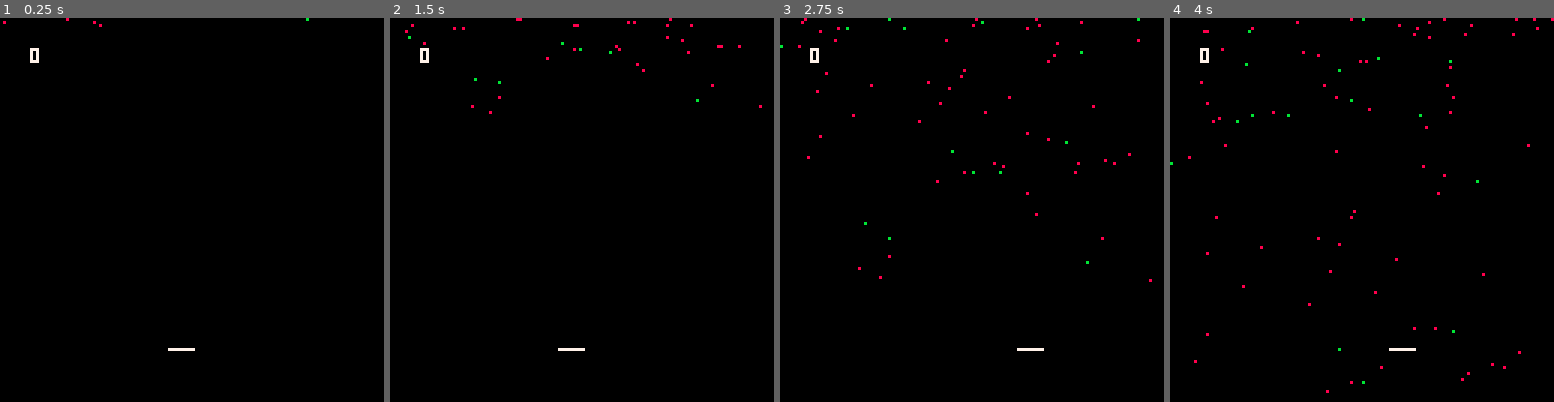
Above: before the commit, frames 1-4 (left to right).
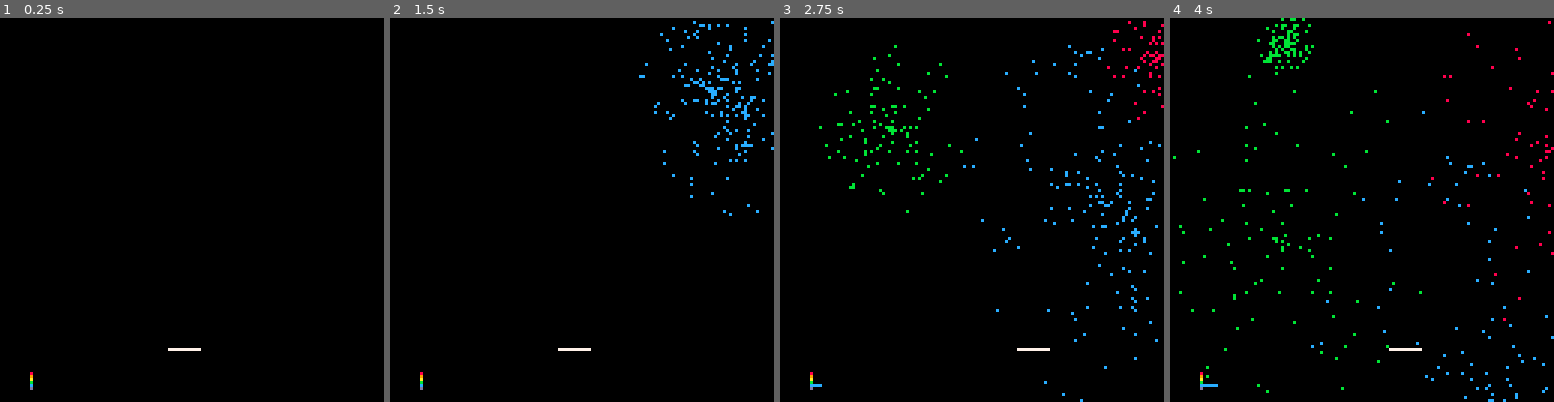
Above: after the commit, the same moments.

Repository: robsws/tweettweetjam2020
Game: PICO-8 cartridge catch22.p8
The game is run twice, just before and just after one commit, with the same random seed, the same clock (stepped at 60 frames per second) and the same inputs.
Inputs:
- Up to frame 1 (0.25 s): no input
- Up to frame 2 (1.5 s): no input
- Up to frame 3 (2.75 s): hold Right 1.6-2.1 s; hold Right from 2.47 s (still down)
- Up to frame 4 (4 s): release Right at 3.03 s; hold Left 3.08-3.58 s

The runs differ from the first frame. In frame 1, 0.2% of the frame differs, in the area x 0-81%, y 0-97%; in frame 2, 1.4%; in frame 3, 2.4%; in frame 4, 2.4%, in the area x 0-100%, y 0-100%.

Commit message:
Made it a firework effect and added more colours

Diff:
--- a/catch22.p8
+++ b/catch22.p8
@@ -2,26 +2,33 @@
 version 18
 __lua__
 parts={}
+scores={}
 n=500
 barx=56
 bary=110
-barw=8
+barw=10
 w=128
+h=32
 score=0
 wincol=0
+fn=100
+v=1
 
 function updatepart(i)
 	local part = parts[i]
 	if part.y > w then
 		parts[i] = nil
 	else
-		part.dx = part.dx * 0.9
+		part.dx = part.dx * 0.99
 		part.dy += part.ddy
 		part.x += part.dx
 		prevy = part.y
 		part.y += part.dy
 		if prevy < bary and part.y >= bary and part.x >= barx and part.x < barx+barw then
-			score += parts[i].score
+			for col=8,13 do
+				scores[col] = max(0,scores[col]-1)
+			end
+			scores[parts[i].col] += 2
 			parts[i] = nil
 		else
 			parts[i] = part
@@ -33,6 +40,9 @@
 	for i=0,n do
 		parts[i]=nil
 	end
+	for col=8,13 do
+		scores[col] = 0
+	end
 end
 
 function _update()
@@ -42,24 +52,38 @@
 	elseif btn(1) then
 		barx += 1
 	end
+	// update particles
 	for i=0,n do
-		dxrng=rnd(100)
-		tyrng=rnd(100)
-		if tyrng < 75 then
-			typ = -1
-		else
-			typ = 1
+		if parts[i] != nil then
+			updatepart(i)
 		end
-		if parts[i] == nil then
-			if dxrng > 99.8 then
-				local xpos = flr(rnd(w))
-				local initdx = flr(rnd(8))-4
-				local initdy = rnd(0.5)
-				local part = {x=xpos,y=0,dx=initdx,dy=initdy,ddy=0.02,score=typ}
+	end
+	// create new firework
+	if rnd(100) > 95 then
+		col=flr(rnd(5))+8
+		xpos = flr(rnd(w))
+		ypos = flr(rnd(h))
+		k=0
+		for i=0,n do
+			if k > fn then
+				break
+			end
+			if parts[i] == nil then
+				a = rnd()
+				vp = rnd()
+				initdx = cos(a)*v*vp
+				initdy = sin(a)*v*vp
+				part = {
+					x=xpos,
+					y=ypos,
+					dx=initdx,
+					dy=initdy,
+					ddy=0.02,
+					col=col
+				}
 				parts[i] = part
+				k+=1
 			end
-		else
-			updatepart(i)
 		end
 	end
 end
@@ -69,18 +93,21 @@
 	line(barx,bary,barx+barw,bary,7)
 	for i = 0,n do
 		if parts[i] != nil then
-			if parts[i].score < 0 then
-				col = 8
-			else
-				col = 11
-			end
-			pset(parts[i].x,parts[i].y,col)
+			pset(parts[i].x,parts[i].y,parts[i].col)
 		end
 	end
-	if score >= 22 then
-		print("win!", 60, 60, wincol)
+	for col,score in pairs(scores) do
+		if score >= 110 then
+			win=true
+			break
+		end
+	end
+	if win == true then
+		print("win!",60,60,wincol)
 	else
-		print(score,10,10,7)
+		for col,score in pairs(scores) do
+			line(10,110+col,10+score,110+col,col)
+		end
 	end
 end
 __gfx__
